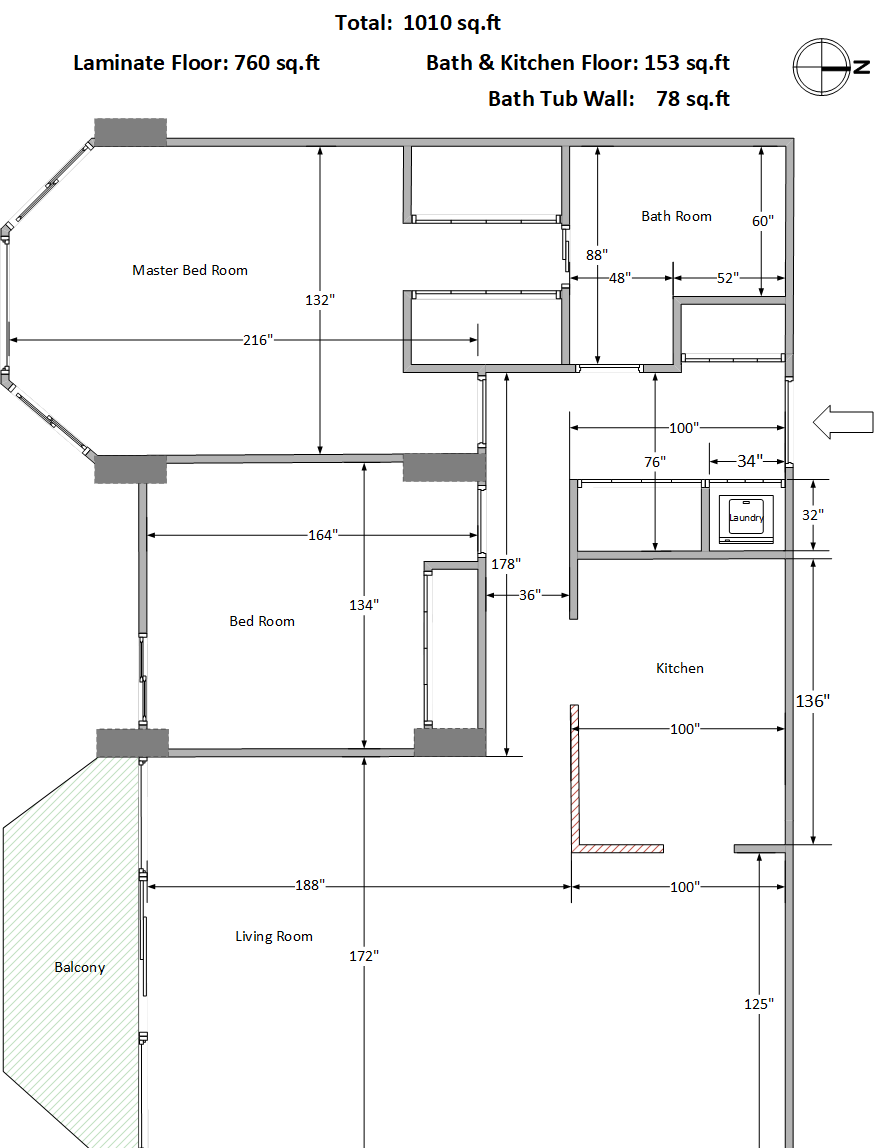
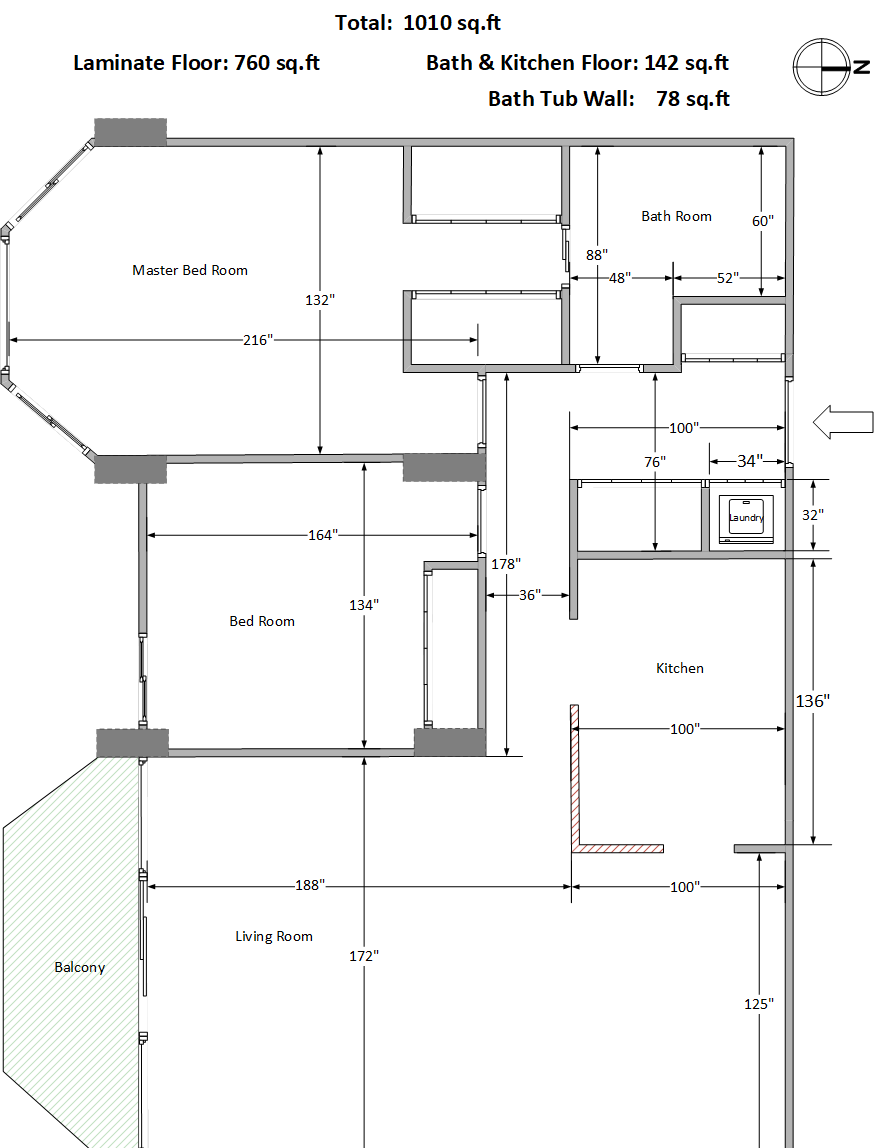
Revision of a layered 874×1148 image; what changed, layer by layer:
added layer "Layer 3" above "Layer 2" over [655, 55, 730, 70]
